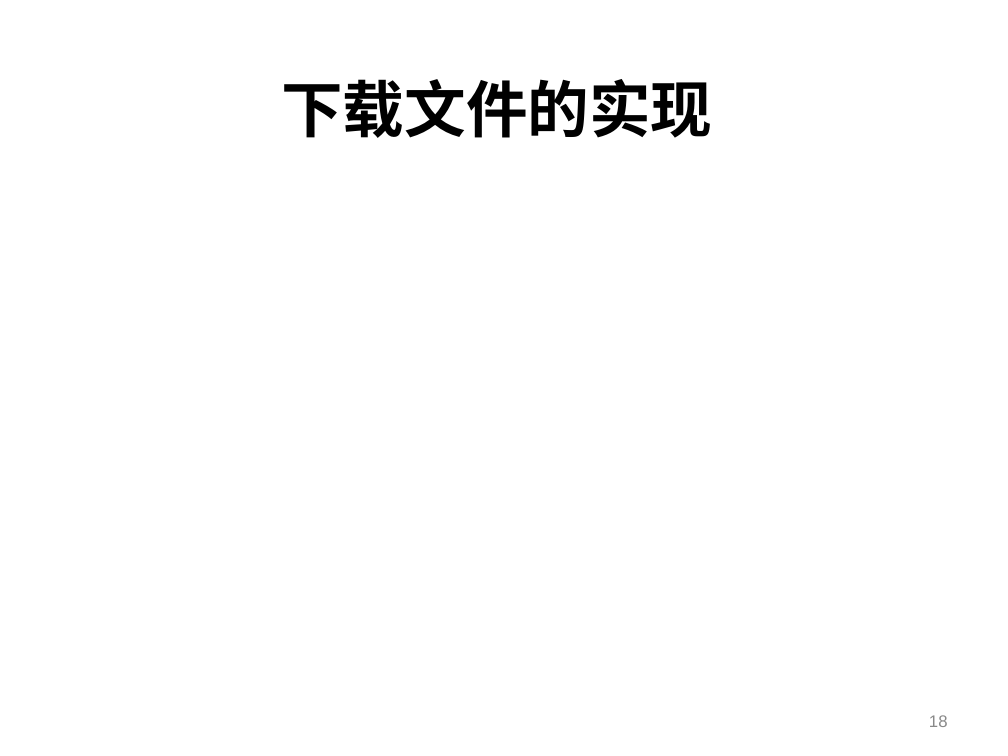
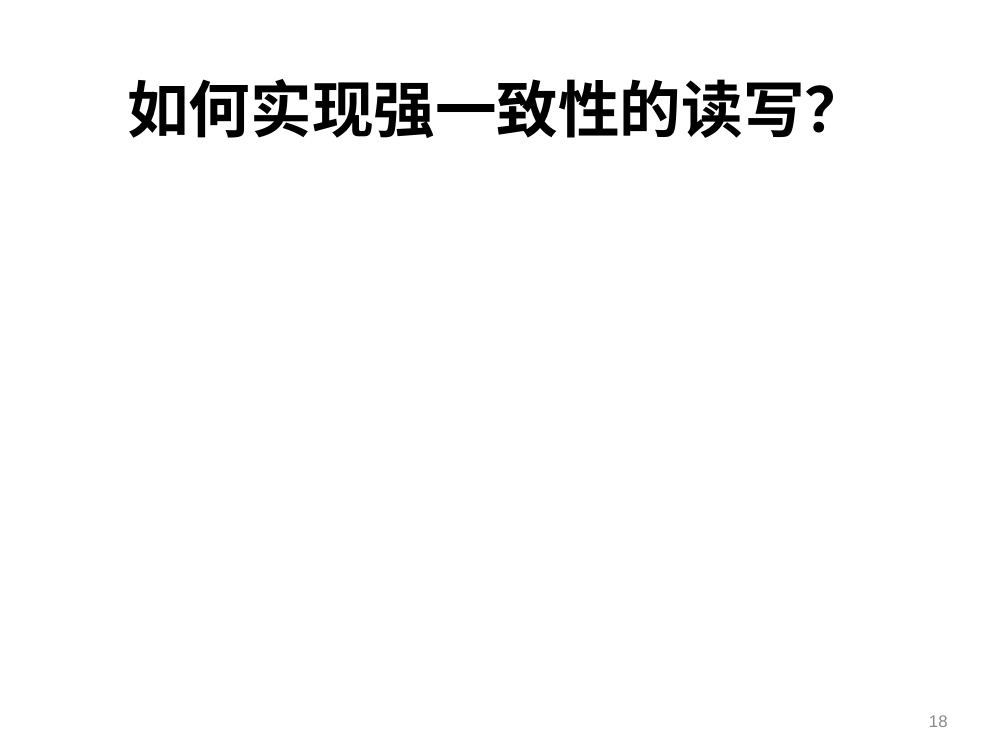
Before and after one commit to shtzr840329/mooon, a slide deck: slide 18 of applications/lightfs/doc/portableDFS-便携式分布式文件系统.ppt. Drawn at 1008x756 pixels with LibreOffice and Linux fonts; fonts in the diff are those of the drawing; background and template pictures are left out. Boxes give left, top, right and bottom in pixels: in the first picture for what was removed or moved away, otherwise in the second. Text is boxed around its words. In the diff, an @@ line names an element or a change of style, - is before the commit and + after.

```diff
--- a/applications/lightfs/doc/portableDFS-便携式分布式文件系统.ppt
+++ b/applications/lightfs/doc/portableDFS-便携式分布式文件系统.ppt
@@ title at (127, 79, 866, 138): text changed @@
-下载文件的实现
+如何实现强一致性的读写？
```
Also in this commit, not shown: 8 other slides changed, 6 slides added, 2 slides removed.
